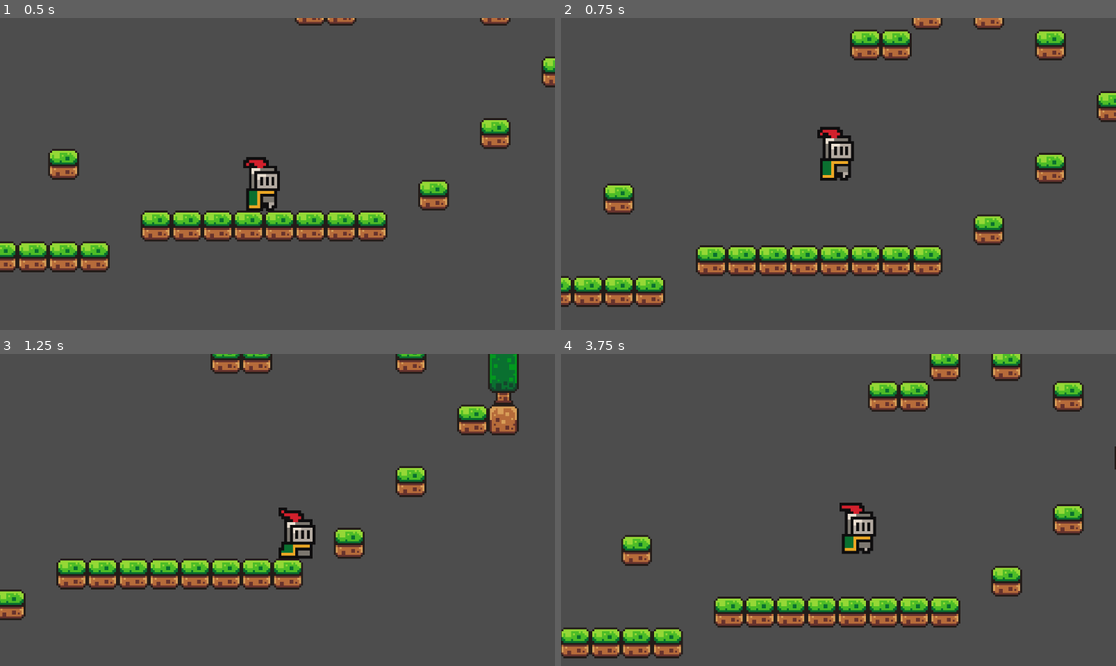
Above: before the commit, frames 1-4 (two rows, left to right).
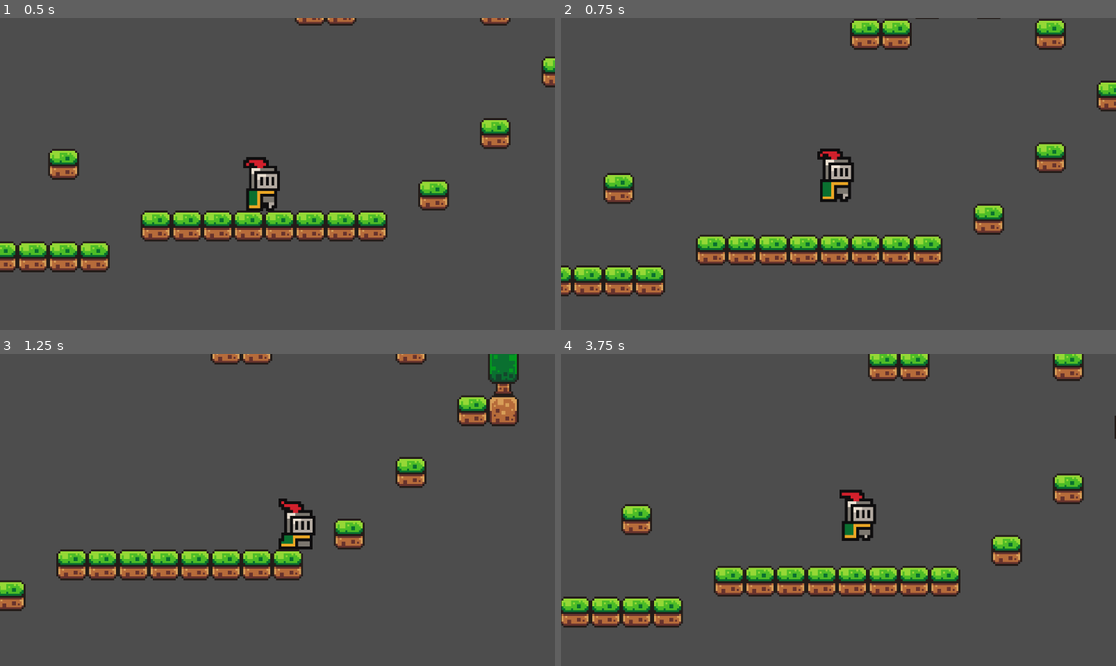
Above: after the commit, the same moments.

Repository: RonanKunkel/nmed_3310_final
Game: Godot game, scene res://scenes/game.tscn
Same seed, same stepped clock (60 frames per second), same inputs: the game is played once before the commit and once after it.
Inputs:
- Up to frame 1 (0.5 s): no input
- Up to frame 2 (0.75 s): tap Enter (ui_accept) at 0.5 s; hold Right (ui_right) from 0.53 s (still down); hold Enter (ui_accept) from 0.53 s (still down)
- Up to frame 3 (1.25 s): keep holding Right (ui_right); keep holding Enter (ui_accept)
- Up to frame 4 (3.75 s): release Enter (ui_accept) at 1.28 s; tap Enter (ui_accept) at 1.35, 1.52, 1.82, 2.85, 3.02, 3.32 s; release Right (ui_right) at 2.03 s; hold Left (ui_left) 2.03-2.78 s; hold Enter (ui_accept) 2.03-2.78 s; hold Right (ui_right) from 2.78 s (still down); hold Enter (ui_accept) from 3.53 s (still down)

Frame 1 is identical in both runs. In frame 2, 14% of the frame differs, in the area x 0-100%, y 0-93%; in frame 3, 10%; in frame 4, 21%, in the area x 0-100%, y 0-98%.

Commit message:
added variable jump based on longevity of space key press

Diff:
--- a/test/scripts/player.gd
+++ b/test/scripts/player.gd
@@ -2,10 +2,11 @@
 
 
 const SPEED = 105.0
-const JUMP_VELOCITY = -250.0
+const JUMP_VELOCITY = -275.0
 var start_position: Vector2  # Stores the spawn point
 const ACCELERATION = 450.0
 const FRICTION = 600.0
+const MIN_JUMP_CUT = -75.0
 
 func _ready() -> void:
 	start_position = global_position  # Save starting position on launch
@@ -18,7 +19,9 @@
 	# Handle jump.
 	if Input.is_action_pressed("ui_accept") and is_on_floor():
 		velocity.y = JUMP_VELOCITY
-
+	if Input.is_action_just_released("ui_accept"):
+		if velocity.y  < MIN_JUMP_CUT:
+			velocity.y = MIN_JUMP_CUT
 	# Get the input direction and handle the movement/deceleration.
 	# As good practice, you should replace UI actions with custom gameplay actions.
 	var direction := Input.get_axis("ui_left", "ui_right")
